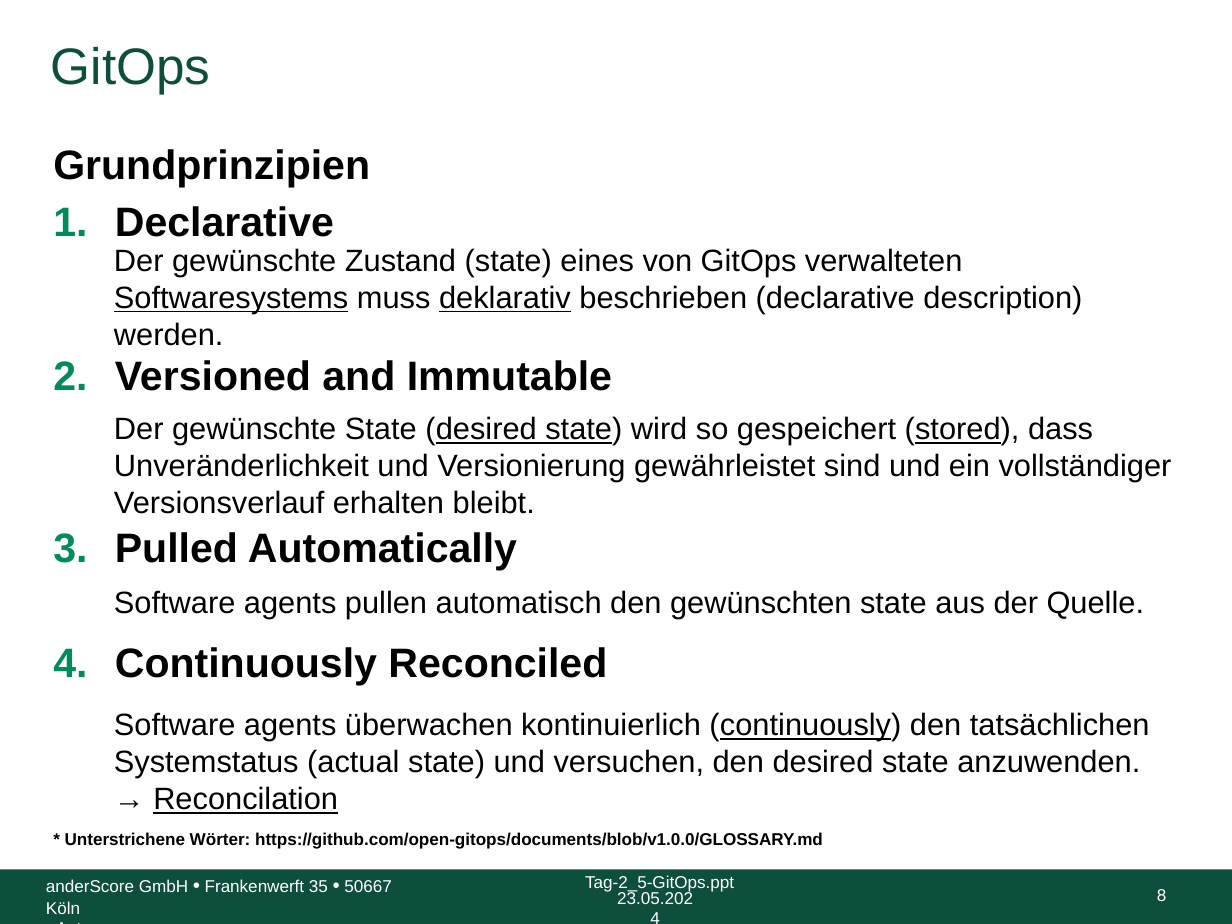
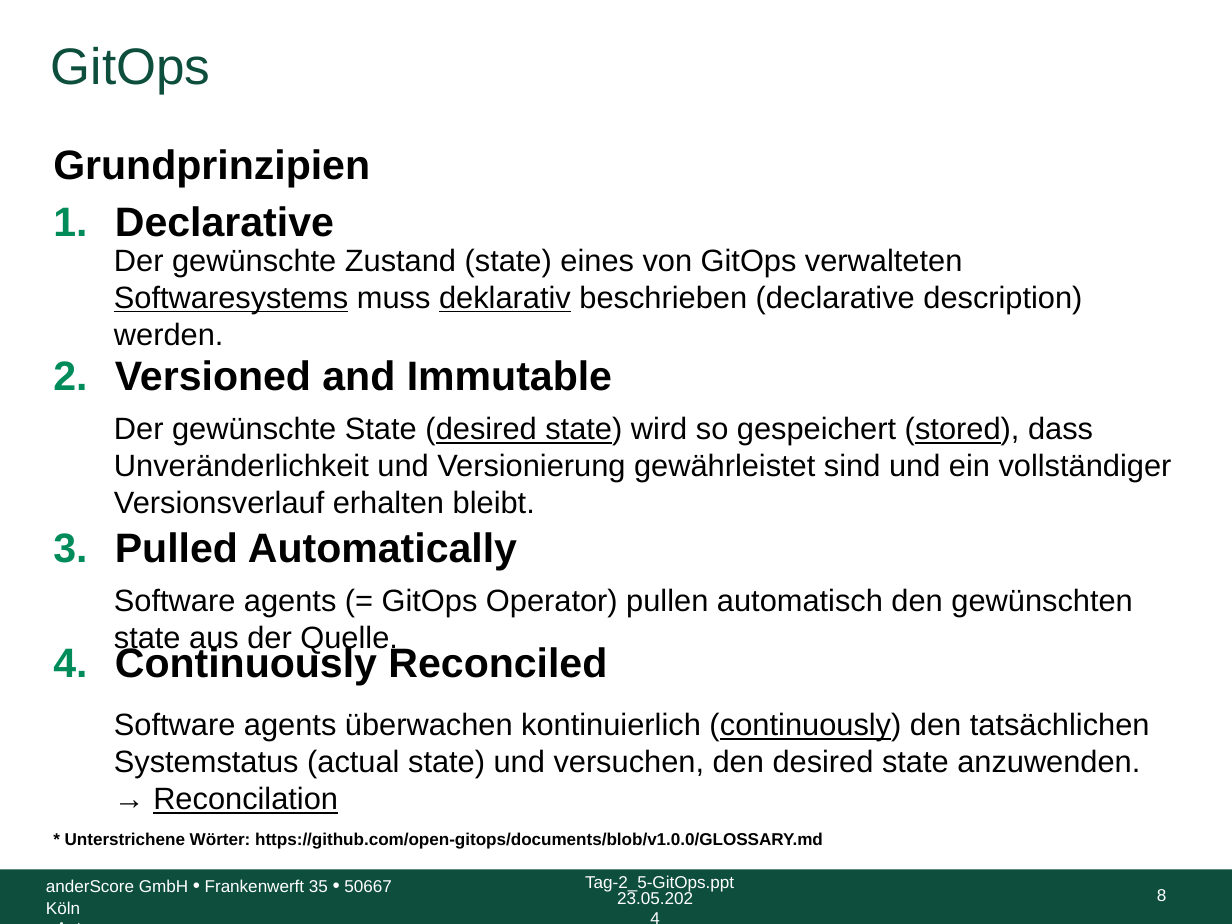
Before and after one commit to anderscore-gmbh/gitlab, a slide deck: slide 8 of slides/Tag-2_5-GitOps.pptx. Drawn at 1232x924 pixels with LibreOffice and Linux fonts; fonts in the diff are those of the drawing; background and template pictures are left out. Boxes give left, top, right and bottom in pixels: in the first picture for what was removed or moved away, otherwise in the second. Text is boxed around its words. In the diff, an @@ line names an element or a change of style, - is before the commit and + after.

```diff
--- a/slides/Tag-2_5-GitOps.pptx
+++ b/slides/Tag-2_5-GitOps.pptx
@@ text at [114,588,1132,653]: text changed @@
-Software agents pullen automatisch den gewünschten state aus der Quelle.
+Software agents (= GitOps Operator) pullen automatisch den gewünschten state aus der Quelle.
```
Also in this commit, not shown: 4 other slides changed, 3 slides added, 1 slide removed, 1 other file.
